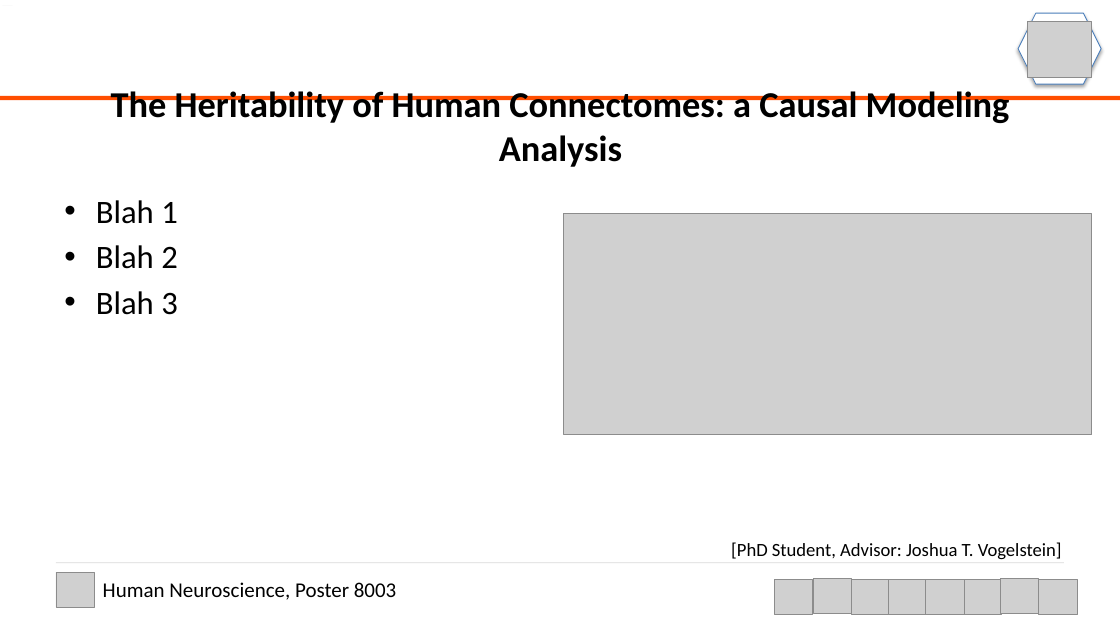
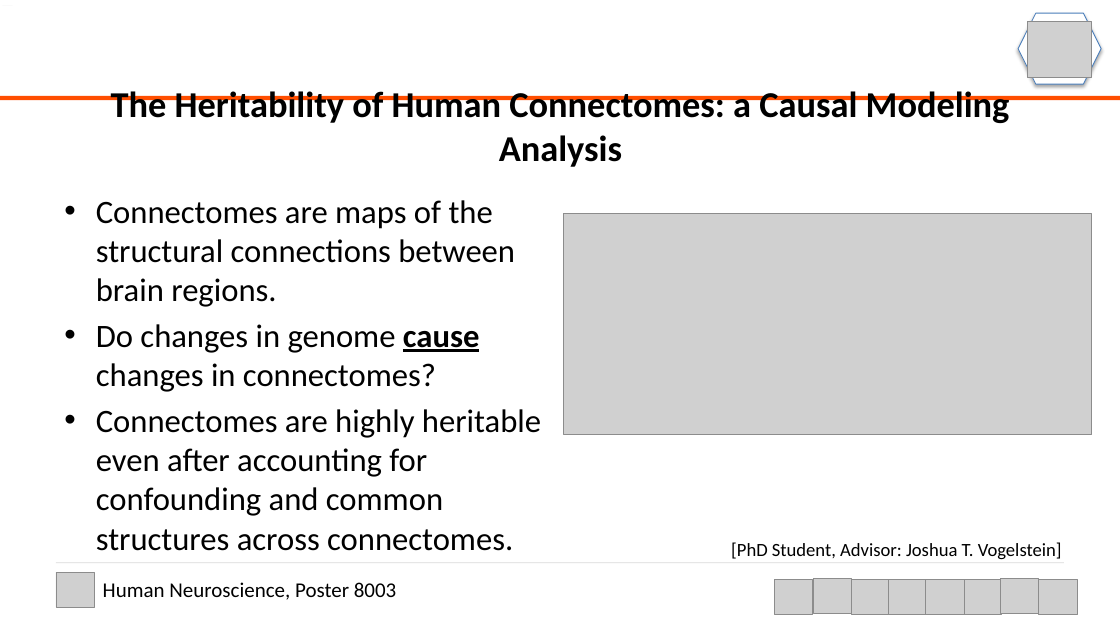
Before and after one commit to j1c/talks, a slide deck: slide 1 of docs/brain-2023/brain2023.pptx. Drawn at 1120x630 pixels with LibreOffice and Linux fonts; fonts in the diff are those of the drawing; grey boxes stand for pictures; background and template pictures are left out. Boxes give left, top, right and bottom in pixels: in the first picture for what was removed or moved away, otherwise in the second. Text is boxed around its words. In the diff, an @@ line names an element or a change of style, - is before the commit and + after.

Commit message:
Update slide

```diff
--- a/docs/brain-2023/brain2023.pptx
+++ b/docs/brain-2023/brain2023.pptx
@@ text at bbox=[96, 200, 541, 551]: text changed @@
-• Blah 1
-• Blah 2
-• Blah 3
+• Connectomes are maps of the structural connections between brain regions.
+• Do changes in genome cause changes in connectomes?
+• Connectomes are highly heritable even after accounting for confounding and common structures across connectomes.
```
Also in this commit, not shown: 1 other file.
